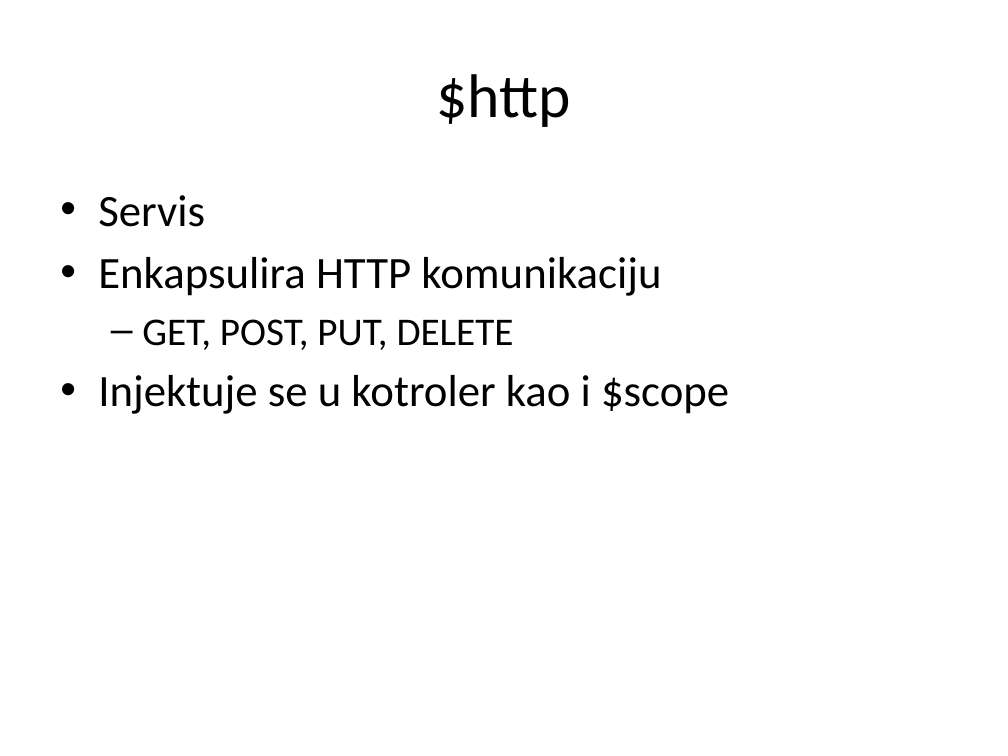
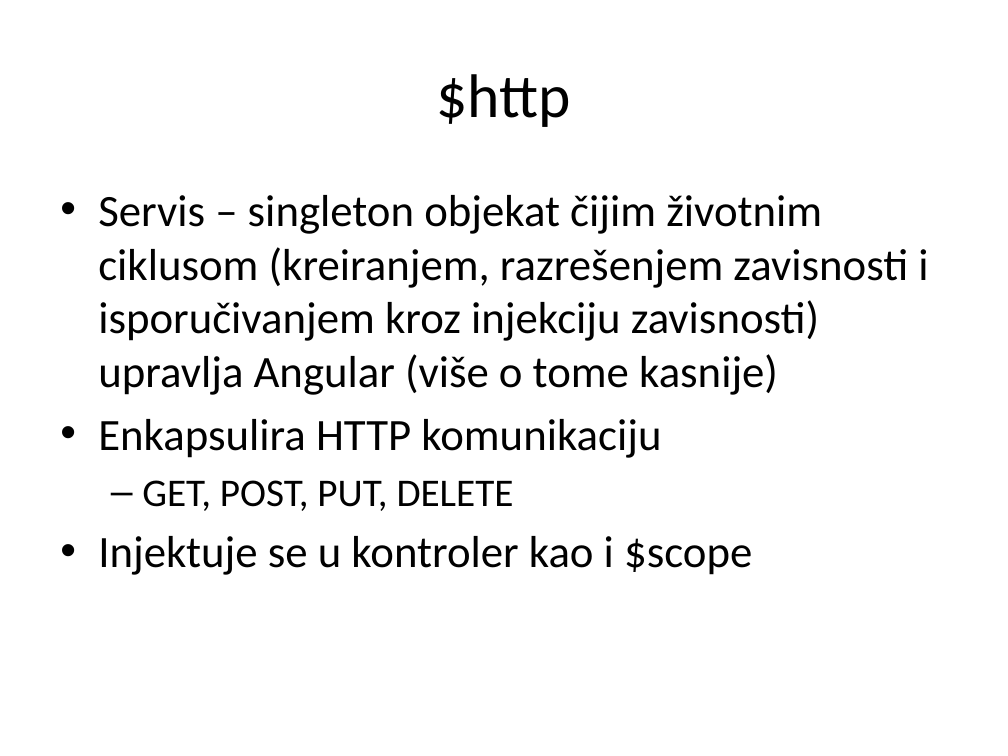
Before and after one commit to XWS2016/AngularJS, a slide deck: slide 15 of 01_Kontroleri/AngularJS_02_kontroleri.pptx. Drawn at 1008x756 pixels with LibreOffice and Linux fonts; fonts in the diff are those of the drawing. Boxes give left, top, right and bottom in pixels: in the first picture for what was removed or moved away, otherwise in the second. Text is boxed around its words. In the diff, an @@ line names an element or a change of style, - is before the commit and + after.

```diff
--- a/01_Kontroleri/AngularJS_02_kontroleri.pptx
+++ b/01_Kontroleri/AngularJS_02_kontroleri.pptx
@@ text at (98, 195, 928, 395): text changed @@
-• Servis
+• Servis – singleton objekat čijim životnim ciklusom (kreiranjem, razrešenjem zavisnosti i isporučivanjem kroz injekciju zavisnosti) upravlja Angular (više o tome kasnije)
@@ text at (98, 536, 752, 575): text changed @@
-• Injektuje se u kotroler kao i $scope
+• Injektuje se u kontroler kao i $scope
```
Also in this commit, not shown: 8 other slides changed, 3 slides added, 47 other files.
